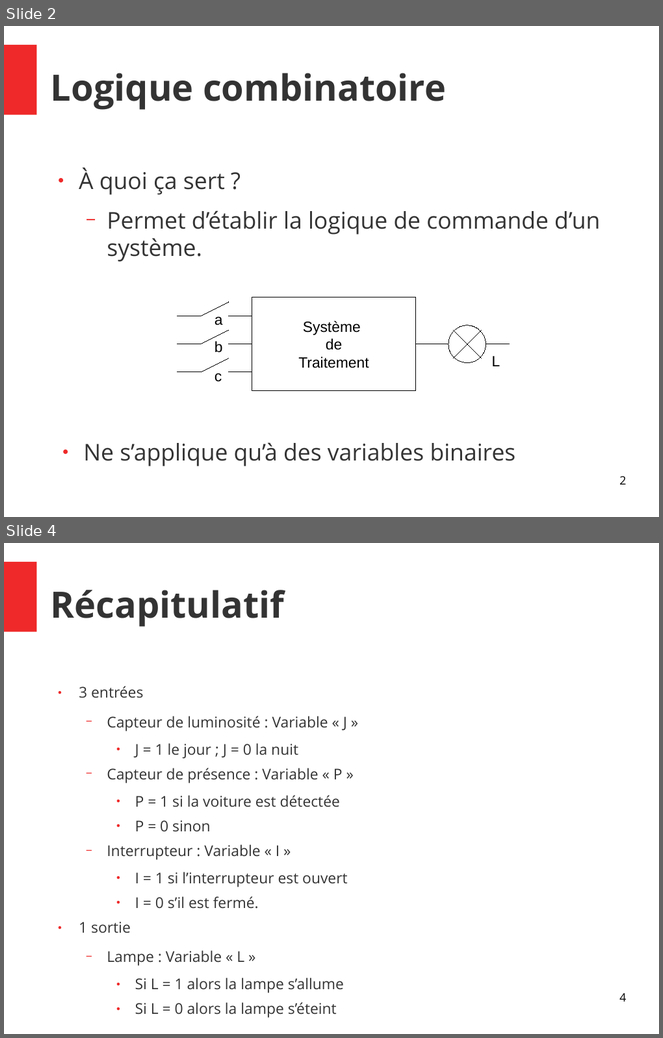
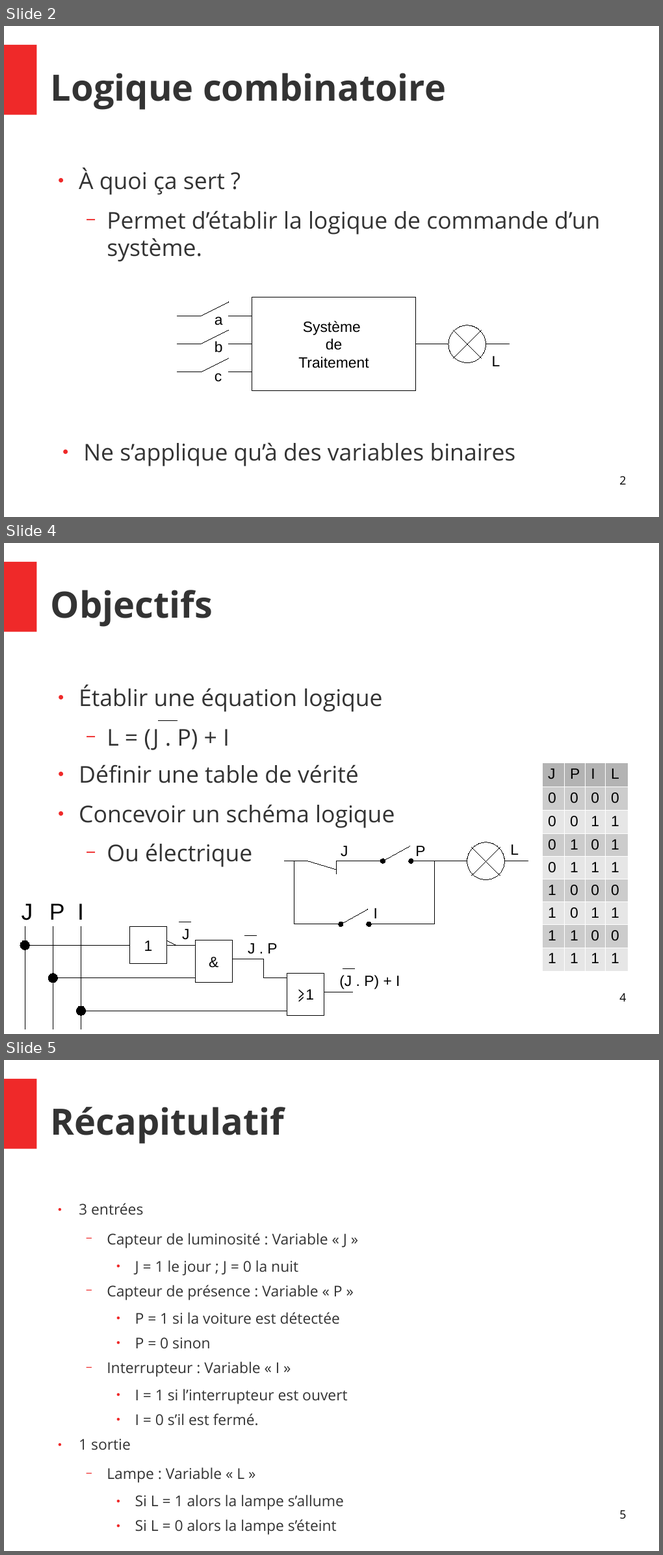
Before and after one commit to lfiack/sti2d2017, a slide deck: logique/slides/slides.odp. Shown one above the other, each under a label of ours: slides 2 and 4 before the commit, slides 2, 4 and 5 after it; the slides between them are not shown. The pictures are 663x1038 and 663x1555 pixels, drawn with LibreOffice and Linux fonts; fonts in the diff are those of the drawing. Boxes give left, top, right and bottom in pixels: in the first picture for what was removed or moved away, otherwise in the second. Text is boxed around its words. In the diff, an @@ line names an element or a change of style, - is before the commit and + after.

```diff
--- a/logique/slides/slides.odp
+++ b/logique/slides/slides.odp
@@ slide 4 added at [4, 543, 659, 1034], background #FFFFFF; not listed: 1 template element that a slide beside it also shows @@
@@ title added at [51, 590, 213, 627], 44 pt, text #333333, bold @@
+Objectifs
@@ text added at [79, 685, 395, 867], 28 pt, text #333333 @@
+● Établir une équation logique
+  − L = (J . P) + I
+● Définir une table de vérité
+● Concevoir un schéma logique
+  − Ou électrique
@@ line added from (159, 720) to (177, 720), #000000 0 pt @@
@@ table added at [543, 763, 628, 971], 9 rows, 4 columns @@
+J | P | I | L
+0 | 0 | 0 | 0
+0 | 0 | 1 | 1
+0 | 1 | 0 | 1
+0 | 1 | 1 | 1
+1 | 0 | 0 | 0
+1 | 0 | 1 | 1
+1 | 1 | 0 | 0
+1 | 1 | 1 | 1
@@ group added at [285, 843, 529, 927]: 16 lines, 5 ellipses, 4 texts @@
+J
+P
+L
+I
@@ group added at [20, 904, 400, 1030]: 15 lines, 6 texts, 3 rectangles, 3 ellipses @@
+J
+P
+I
+1
+J
+&
+J . P
+⩾1
+(J . P) + I
@@ page number added at [620, 993, 626, 1002], 14 pt, text #000000 @@
+4
@@ what was slide 4 is now slide 5 @@
@@ page number at [620, 1510, 626, 1519]: text changed @@
-4
+5
```
Also in this commit, not shown: 1 slide changed, 1 other file.
